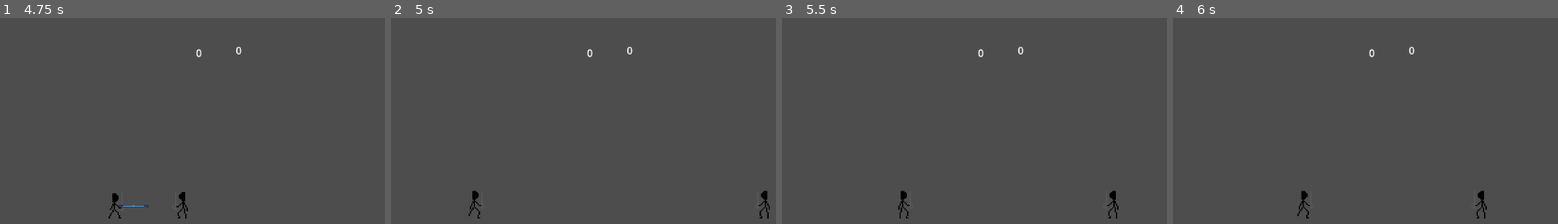
Above: before the commit, frames 1-4 (left to right).
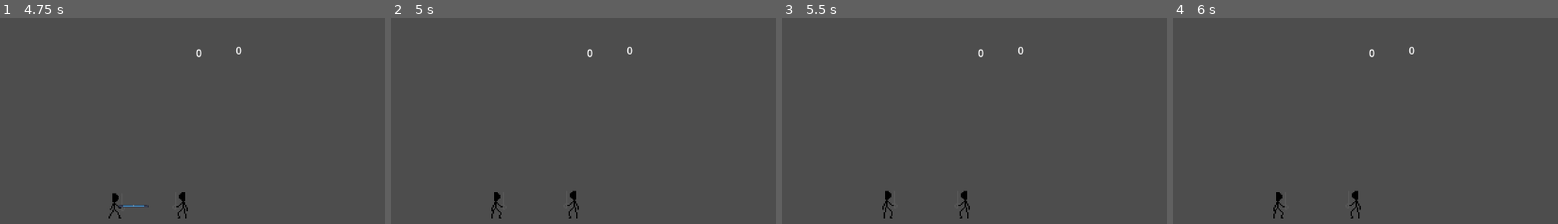
Above: after the commit, the same moments.

Repository: erikdervik/eisen-und-ehre
Game: Godot game, scene res://game.tscn
Same seed, same stepped clock (60 frames per second), same inputs: the game is played once before the commit and once after it. The engine's default icon, where the game draws it, is replaced by a stand-in: a white triangle on a blue panel in a dark square.
Inputs:
- Up to frame 1 (4.75 s): hold Left (p2_left) 0.53-1.28 s; hold D (p1_right) 0.53-2.03 s; tap Enter at 1.25 s; tap Right (p2_right) at 1.35, 2.85, 4.35 s; hold A (p1_left) 2.03-2.78 s; hold Left (p2_left) 2.03-2.78 s; hold D (p1_right) 2.78-4.28 s; tap Space at 3.5 s; hold Left (p2_left) 3.53-4.28 s; hold A (p1_left) from 4.28 s (still down)
- Up to frame 2 (5 s): keep holding A (p1_left)
- Up to frame 3 (5.5 s): release A (p1_left) at 5.03 s; hold D (p1_right) from 5.03 s (still down); hold Left (p2_left) from 5.03 s (still down)
- Up to frame 4 (6 s): release D (p1_right) at 5.78 s; release Left (p2_left) at 5.78 s; hold A (p1_left) from 5.78 s (still down); tap Right (p2_right) at 5.85 s

Frame 1 is identical in both runs. In frame 2, 0.6% of the frame differs, in the area x 20-99%, y 84-98%; in frame 3, 0.6%; in frame 4, 0.6%.

Commit message:
pausen nach dem kampf

Diff:
--- a/game.gd
+++ b/game.gd
@@ -1,7 +1,10 @@
 extends Node2D
 
 var player = load("res://player.tscn")
+
 # Called when the node enters the scene tree for the first time.
+var judge_state = ""
+
 var p1
 var p2
 var prioTimeLooser  = {"p1":0,"p2":0}
@@ -23,8 +26,8 @@
 	else:
 		pass
 
+
 func eval_winner():
-	print(priority)
 	if hasHit["p1"] and not hasHit["p2"]:
 		return "p1"
 	elif hasHit["p2"] and not hasHit["p1"]:#
@@ -59,11 +62,32 @@
 	freeze_priority = false
 	end_timer = 0.0
 
+
+func process_judge():
+	pass
+	# Set label
+	# change Animations
+
+func start():
+	get_tree().create_timer(1.0,true,false,true).timeout.connect(func(): pass)
+	get_tree().create_timer(2.0,true,false,true).timeout.connect(func(): pass)
+	get_tree().create_timer(3.0,true,false,true).timeout.connect(func(): pass)
+	get_tree().create_timer(3.0,true,false,true).timeout.connect(func(): Engine.time_scale = 1)
+
 func _process(delta: float) -> void:
+	print(judge_state)
 	end_timer -= delta if end_timer > 0.0 else 0.0
 	if end_timer < 0.0:
-		reset()
-		modifyScoreboard(eval_winner())
+		judge_state = "STOP"
+		winner = eval_winner()
+		Engine.time_scale = 0
+		get_tree().create_timer(1.0,true,false,true).timeout.connect(func(): judge_state = winner)
+		get_tree().create_timer(4.0,true,false,true).timeout.connect(func(): modifyScoreboard(winner))
+		get_tree().create_timer(5.0,true,false,true).timeout.connect(reset)
+		get_tree().create_timer(7.0,true,false,true).timeout.connect(start)
+
+		end_timer = 0.0
+
 
 	if not freeze_priority:
 		if prioTimeLooser["p1"] < 0:
--- a/game.tscn
+++ b/game.tscn
@@ -6,6 +6,7 @@
 distance = -278.0
 
 [node name="game" type="Node2D"]
+process_mode = 3
 script = ExtResource("1_e2o6t")
 
 [node name="Camera2D" type="Camera2D" parent="."]
@@ -27,4 +28,13 @@
 offset_bottom = 27.0
 text = "0"
 
-[node name="kampfrichter" type="AnimatedSprite2D" parent="."]
+[node name="judge" type="AnimatedSprite2D" parent="."]
+
+[node name="judge_speak" type="RichTextLabel" parent="."]
+offset_left = -21.0
+offset_top = -135.0
+offset_right = 130.0
+offset_bottom = -64.0
+bbcode_enabled = true
+horizontal_alignment = 1
+vertical_alignment = 1
